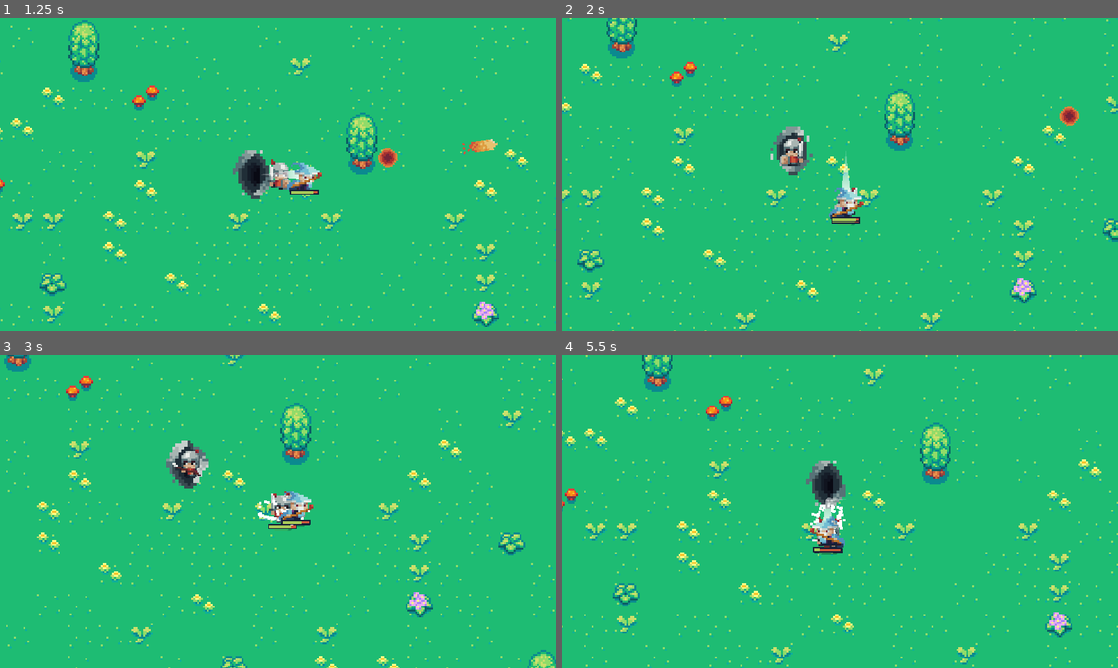
Above: before the commit, frames 1-4 (two rows, left to right).
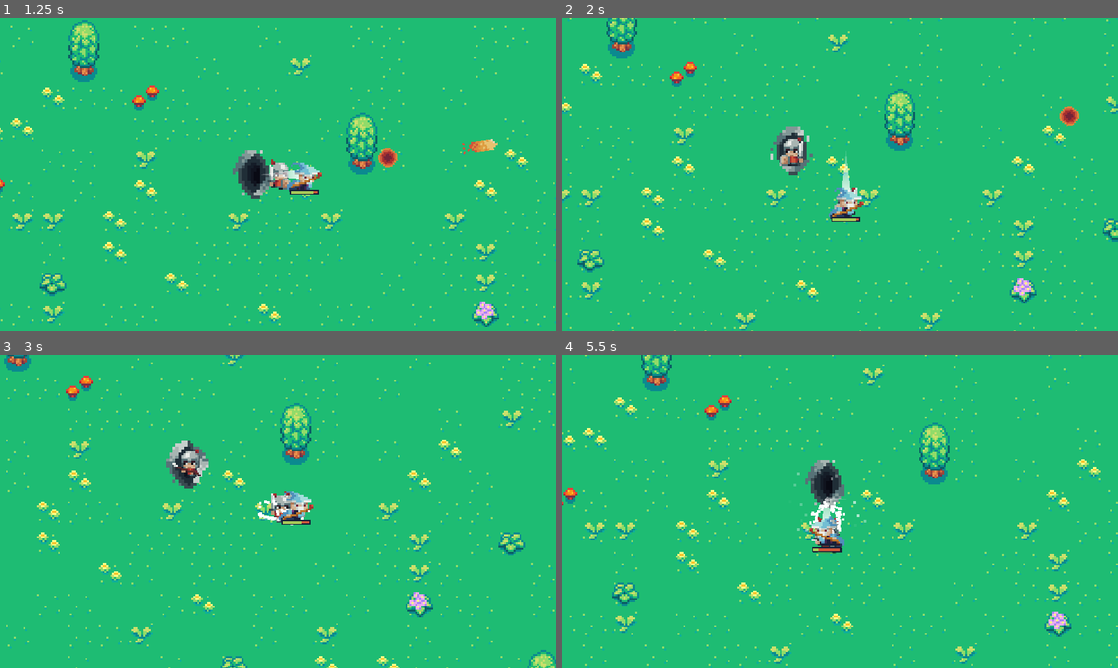
Above: after the commit, the same moments.

Repository: Luckac69/Congress_Application_Challenge_2023
Game: Godot game, scene res://Scenes/World.tscn
Same seed, same stepped clock (60 frames per second), same inputs: the game is played once before the commit and once after it.
Inputs (mouse positions are in pixels of both pictures, inside the frame that each line leads up to):
- Up to frame 1 (1.25 s): tap Enter at 0.5 s; move the mouse to (400, 158) at 0.52 s; hold D (right) from 0.53 s (still down); hold Q (Explode) from 0.53 s (still down); click (400, 158) at 0.8 s
- Up to frame 2 (2 s): move the mouse to (728, 190) at 1.27 s; release D (right) at 1.28 s; release Q (Explode) at 1.28 s; hold S (down) from 1.28 s (still down); click (728, 190) at 1.35 s; tap Q (Explode) at 1.55 s
- Up to frame 3 (3 s): move the mouse to (333, 442) at 2.02 s; release S (down) at 2.03 s; hold D (right) 2.03-2.78 s; hold Q (Explode) 2.03-2.78 s; click (333, 442) at 2.3 s; move the mouse to (250, 574) at 2.77 s; hold W (up) from 2.78 s (still down); click (250, 574) at 2.85 s
- Up to frame 4 (5.5 s): tap Q (Explode) at 3.05, 4.55 s; move the mouse to (1006, 558) at 3.52 s; release W (up) at 3.53 s; hold Q (Explode) 3.53-4.28 s; hold A (left) 3.53-5.03 s; click (1006, 558) at 3.8 s; move the mouse to (673, 464) at 4.27 s; click (673, 464) at 4.35 s; move the mouse to (867, 511) at 5.02 s; hold S (down) from 5.03 s (still down); hold Q (Explode) from 5.03 s (still down); click (867, 511) at 5.3 s

Frame 1 is identical in both runs. In frame 2, less than 0.1% of the frame differs, in the area x 48-54%, y 65-67%; in frame 3, less than 0.1%; in frame 4, 5.0%, in the area x 0-100%, y 0-100%.

Commit message:
Explosion
Explosion now stops, and can left click

Diff:
--- a/Explosion.gd
+++ b/Explosion.gd
@@ -25,6 +25,8 @@
 		get_parent().add_child(effect_instance)
 		effect_instance.emitting = true
 
+		speed = 0
+
 		animation.play("explosion contact")
 		$KaboomTimer.start()
 
--- a/PreFabs/bad_guy_Knight.tscn
+++ b/PreFabs/bad_guy_Knight.tscn
@@ -10,8 +10,8 @@
 @onready var animation = $AnimationPlayer
 @onready var target = get_parent().get_node(\"Protaginast_guy\")
 @export var speed : float = 450
-@export var health : float = 100
-@export var damage : float = 15
+@export var health : float = 200
+@export var damage : float = 20
 @export var EnemySprite : Sprite2D
 
 var player_inattack_zone = false
@@ -54,7 +54,7 @@
 	if body.get_parent().is_in_group(\"Bullet\"):
 		take_damage(20)
 	if body.get_parent().is_in_group(\"Explosion\"):
-		take_damage(50)
+		take_damage(80)
 
 
 func _on_enemy_hitbox_area_exited(body):
--- a/Scripts/protaginast_guy.gd
+++ b/Scripts/protaginast_guy.gd
@@ -19,16 +19,16 @@
 func _input(event):
 	if event.is_action_pressed("Shoot"):
 		if can_shoot_fireball == true:
-			if event is InputEventMouseButton and event.button_index == MOUSE_BUTTON_LEFT:
-				can_shoot_fireball = false
-				$FireballShootCooldown.start()
-				create_bullet()
+			#if event is InputEventMouseButton and event.button_index == MOUSE_BUTTON_LEFT:
+			can_shoot_fireball = false
+			$FireballShootCooldown.start()
+			create_bullet()
 	if event.is_action_pressed("Explode"):
 		if can_shoot_explosion == true:
-			if event is InputEventKey:
-				can_shoot_explosion = false
-				$ExplosionShootCooldown.start()
-				create_explosion()
+			#if event is InputEventKey:
+			can_shoot_explosion = false
+			$ExplosionShootCooldown.start()
+			create_explosion()
 
 func create_bullet():
 	var bullet = bullet_prefab.instantiate()
--- a/explosion.tscn
+++ b/explosion.tscn
@@ -3,22 +3,6 @@
 [ext_resource type="Script" path="res://Explosion.gd" id="1_cgcox"]
 [ext_resource type="Texture2D" uid="uid://cjdq435d5qh61" path="res://Artwork/Effects/explosion_full-Sheet.png" id="2_ggvwq"]
 [ext_resource type="PackedScene" uid="uid://c53bmsws2shc" path="res://hit_effect.tscn" id="2_hcepy"]
-
-[sub_resource type="Animation" id="Animation_apoi6"]
-resource_name = "initial cast"
-step = 0.25
-tracks/0/type = "value"
-tracks/0/imported = false
-tracks/0/enabled = true
-tracks/0/path = NodePath(".:frame")
-tracks/0/interp = 1
-tracks/0/loop_wrap = true
-tracks/0/keys = {
-"times": PackedFloat32Array(0, 0.25, 0.5, 0.75),
-"transitions": PackedFloat32Array(1, 1, 1, 1),
-"update": 1,
-"values": [0, 1, 2, 3]
-}
 
 [sub_resource type="Animation" id="Animation_f57b4"]
 length = 0.001
@@ -40,6 +24,22 @@
 "values": [9, 10, 11, 12, 13, 14, 15, 16, 17, 8]
 }
 
+[sub_resource type="Animation" id="Animation_apoi6"]
+resource_name = "initial cast"
+step = 0.25
+tracks/0/type = "value"
+tracks/0/imported = false
+tracks/0/enabled = true
+tracks/0/path = NodePath(".:frame")
+tracks/0/interp = 1
+tracks/0/loop_wrap = true
+tracks/0/keys = {
+"times": PackedFloat32Array(0, 0.25, 0.5, 0.75),
+"transitions": PackedFloat32Array(1, 1, 1, 1),
+"update": 1,
+"values": [0, 1, 2, 3]
+}
+
 [sub_resource type="AnimationLibrary" id="AnimationLibrary_6rimg"]
 _data = {
 "RESET": SubResource("Animation_f57b4"),
@@ -48,7 +48,7 @@
 }
 
 [sub_resource type="CircleShape2D" id="CircleShape2D_b3rpb"]
-radius = 43.0465
+radius = 100.0
 
 [node name="Explosion" type="CharacterBody2D"]
 script = ExtResource("1_cgcox")
--- a/project.godot
+++ b/project.godot
@@ -52,11 +52,19 @@
 Shoot={
 "deadzone": 0.5,
 "events": [Object(InputEventMouseButton,"resource_local_to_scene":false,"resource_name":"","device":-1,"window_id":0,"a …(253 unchanged characters)…
+, Object(InputEventKey,"resource_local_to_scene":false,"resource_name":"","device":-1,"window_id":0,"alt_pressed":false,"shift_pressed":false,"ctrl_pressed":false,"meta_pressed":false,"pressed":false,"keycode":0,"physical_keycode":69,"key_label":0,"unicode":101,"echo":false,"script":null)
 ]
 }
 Explode={
 "deadzone": 0.5,
-"events": [null, Object(InputEventKey,"resource_local_to_scene":false,"resource_name":"","device":0,"window_id":0,"alt_pressed":false,"shift_pressed":false,"ctrl_pressed":false,"meta_pressed":false,"pressed":false,"keycode":0,"physical_keycode":81,"key_label":0,"unicode":0,"echo":false,"script":null)
+"events": [null, Object(InputEventMouseButton,"resource_local_to_scene":false,"resource_name":"","device":-1,"window_id":0,"alt_pressed":false,"shift_pressed":false,"ctrl_pressed":false,"meta_pressed":false,"button_mask":0,"position":Vector2(0, 0),"global_position":Vector2(0, 0),"factor":1.0,"button_index":2,"canceled":false,"pressed":false,"double_click":false,"script":null)
+, Object(InputEventKey,"resource_local_to_scene":false,"resource_name":"","device":0,"window_id":0,"alt_pressed":false,"shift_pressed":false,"ctrl_pressed":false,"meta_pressed":false,"pressed":false,"keycode":81,"physical_keycode":81,"key_label":81,"unicode":0,"echo":false,"script":null)
+]
+}
+Lightning={
+"deadzone": 0.5,
+"events": [Object(InputEventMouseButton,"resource_local_to_scene":false,"resource_name":"","device":-1,"window_id":0,"alt_pressed":false,"shift_pressed":false,"ctrl_pressed":false,"meta_pressed":false,"button_mask":0,"position":Vector2(0, 0),"global_position":Vector2(0, 0),"factor":1.0,"button_index":3,"canceled":false,"pressed":false,"double_click":false,"script":null)
+, Object(InputEventKey,"resource_local_to_scene":false,"resource_name":"","device":-1,"window_id":0,"alt_pressed":false,"shift_pressed":false,"ctrl_pressed":false,"meta_pressed":false,"pressed":false,"keycode":0,"physical_keycode":82,"key_label":0,"unicode":114,"echo":false,"script":null)
 ]
 }
 
